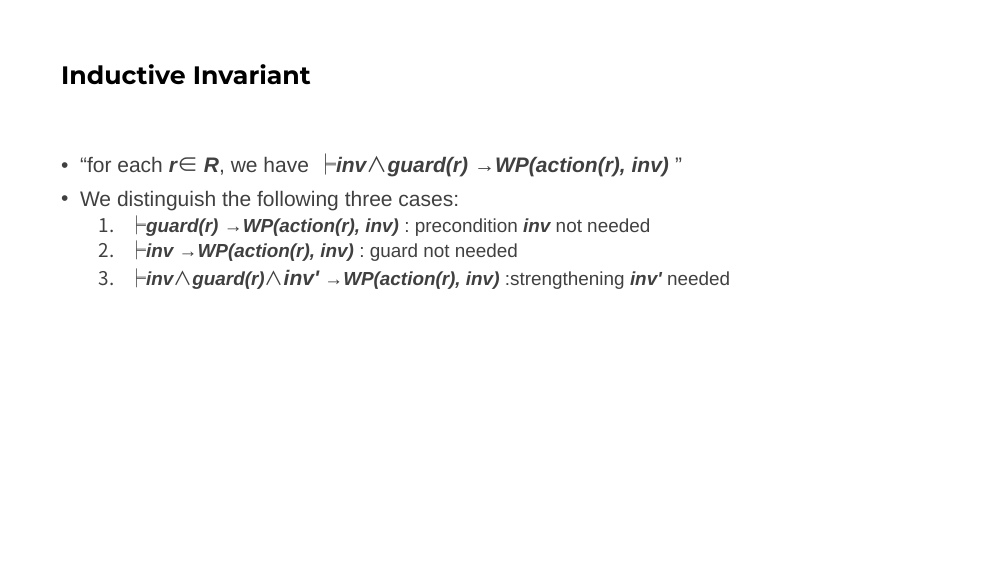
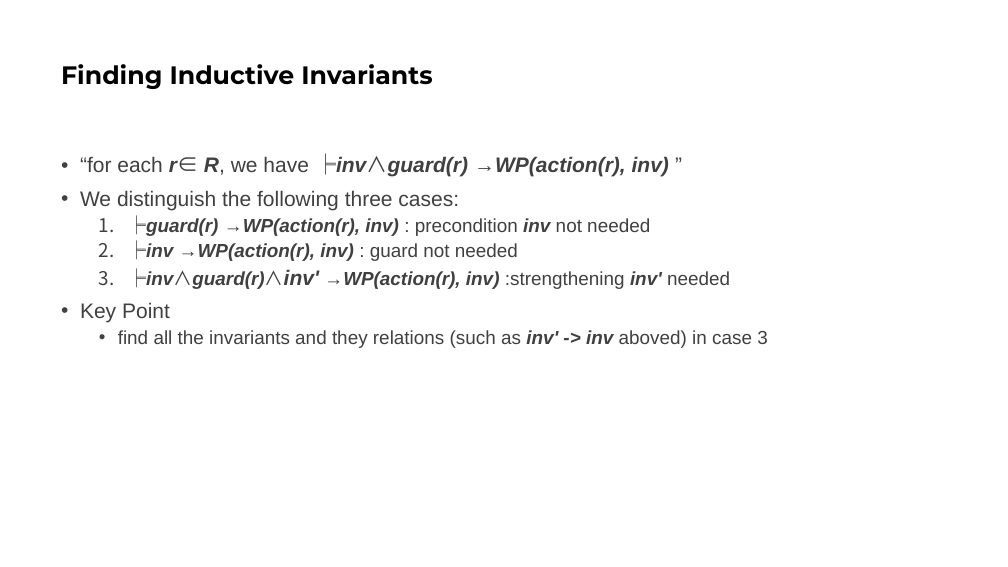
Before and after one commit to bacmive/paper_notes, a slide deck: slide 11 of notes9-paraverifier.pptx (slide 5 before the commit). Drawn at 1008x567 pixels with LibreOffice and Linux fonts; fonts in the diff are those of the drawing. Boxes give left, top, right and bottom in pixels: in the first picture for what was removed or moved away, otherwise in the second. Text is boxed around its words. In the diff, an @@ line names an element or a change of style, - is before the commit and + after.

```diff
--- a/notes9-paraverifier.pptx
+++ b/notes9-paraverifier.pptx
@@ title at (x1=61, y1=64, x2=432, y2=89): text changed @@
-Inductive Invariant
+Finding Inductive Invariants
@@ text at (x1=80, y1=302, x2=768, y2=348): paragraphs added @@
+• Key Point
+  • find all the invariants and they relations (such as inv' -> inv aboved) in case 3
```
Also in this commit, not shown: 2 other slides changed, 12 slides added, 7 slides removed, 1 other file.
